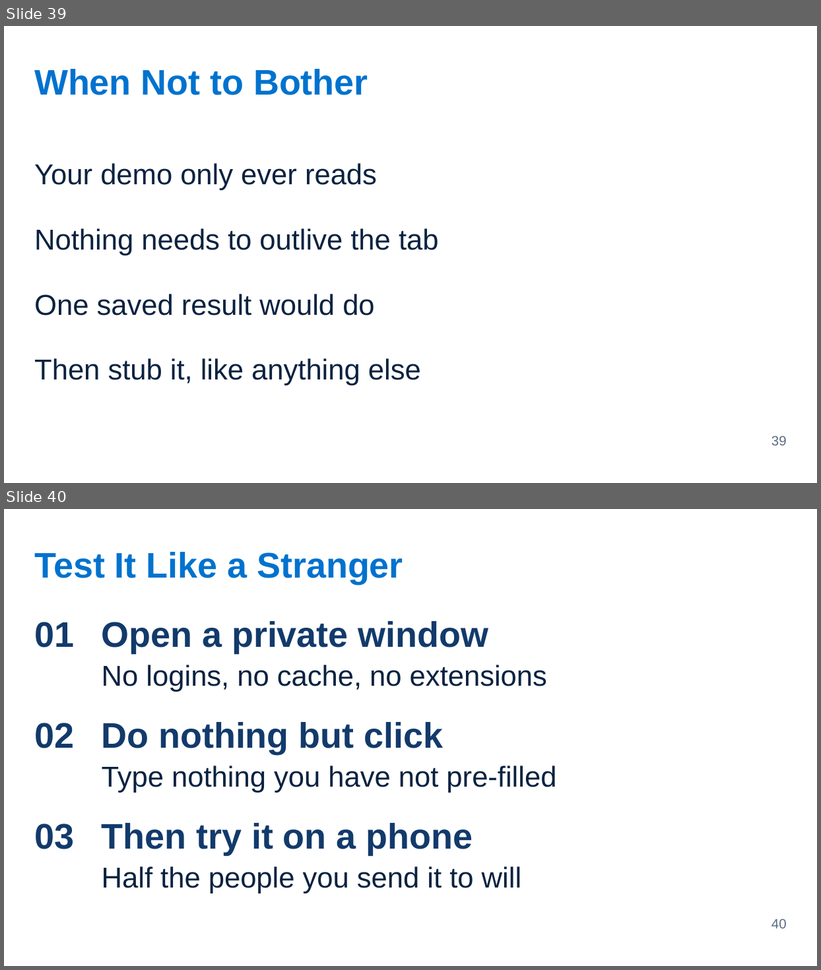
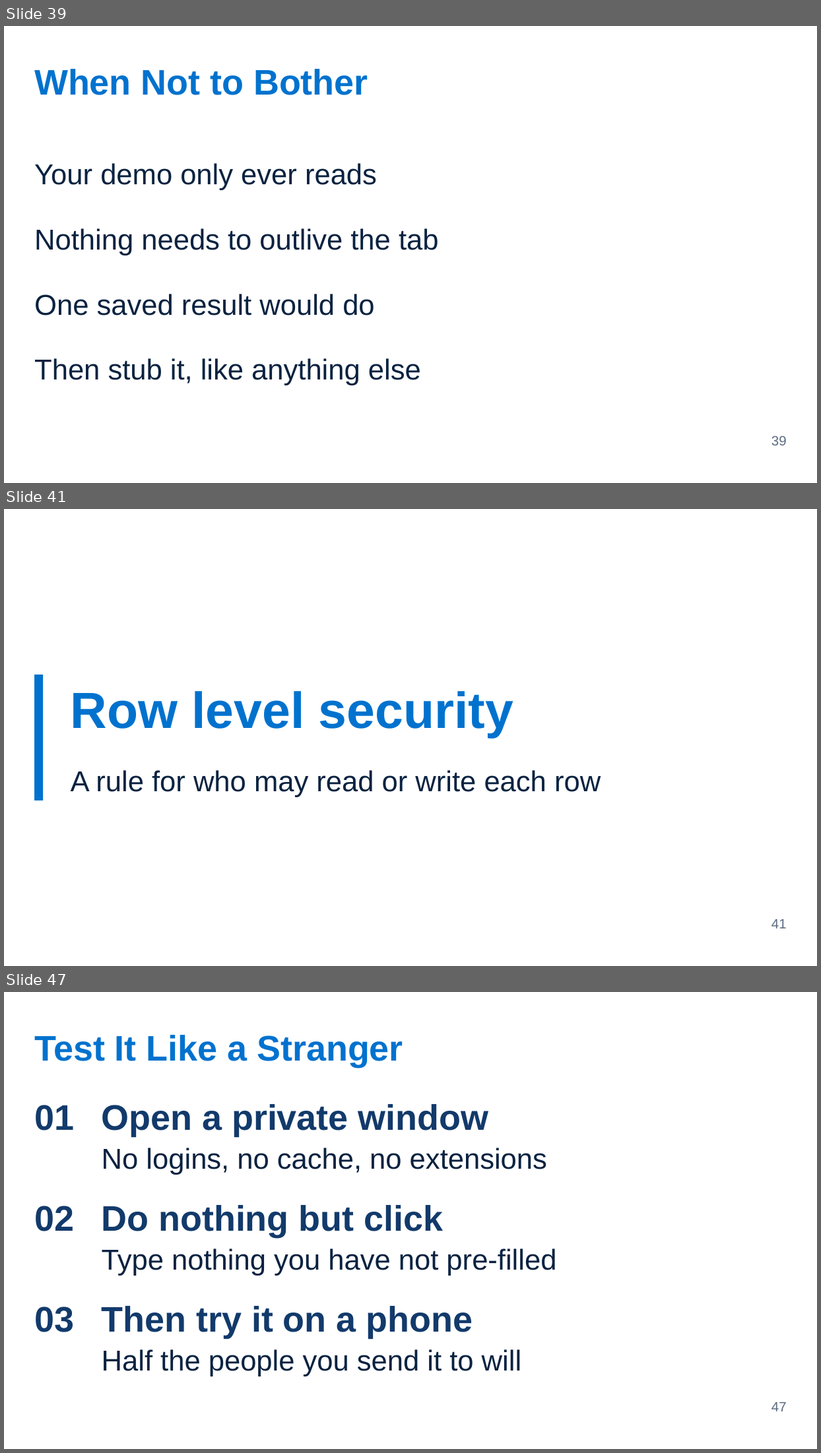
Before and after one commit to Victor-Palacios/SLaiDES, a slide deck: examples/pptx/immersion-2-3-making-it-demoable.pptx. Shown one above the other, each under a label of ours: slides 39 and 40 before the commit, slides 39, 41 and 47 after it; the slides between them are not shown. The pictures are 821x970 and 821x1453 pixels, drawn with LibreOffice and Linux fonts; fonts in the diff are those of the drawing. Boxes give left, top, right and bottom in pixels: in the first picture for what was removed or moved away, otherwise in the second. Text is boxed around its words. In the diff, an @@ line names an element or a change of style, - is before the commit and + after.

```diff
--- a/examples/pptx/immersion-2-3-making-it-demoable.pptx
+++ b/examples/pptx/immersion-2-3-making-it-demoable.pptx
@@ slide 41 added at [4, 509, 817, 966], background #FFFFFF @@
@@ rectangle added at [34, 675, 43, 801], fill #0072CE @@
@@ text added at [71, 691, 514, 738], 60 pt, text #0072CE, bold @@
+Row level security
@@ text added at [71, 770, 601, 797], 34 pt, text #0A2240 @@
+A rule for who may read or write each row
@@ page number added at [772, 920, 787, 929], 16 pt, text #5B6B82 @@
+41
@@ what was slide 40 is now slide 47 @@
@@ page number at [772, 1403, 787, 1412]: text changed @@
-40
+47
```
Also in this commit, not shown: 6 other slides added, 7 other files.
